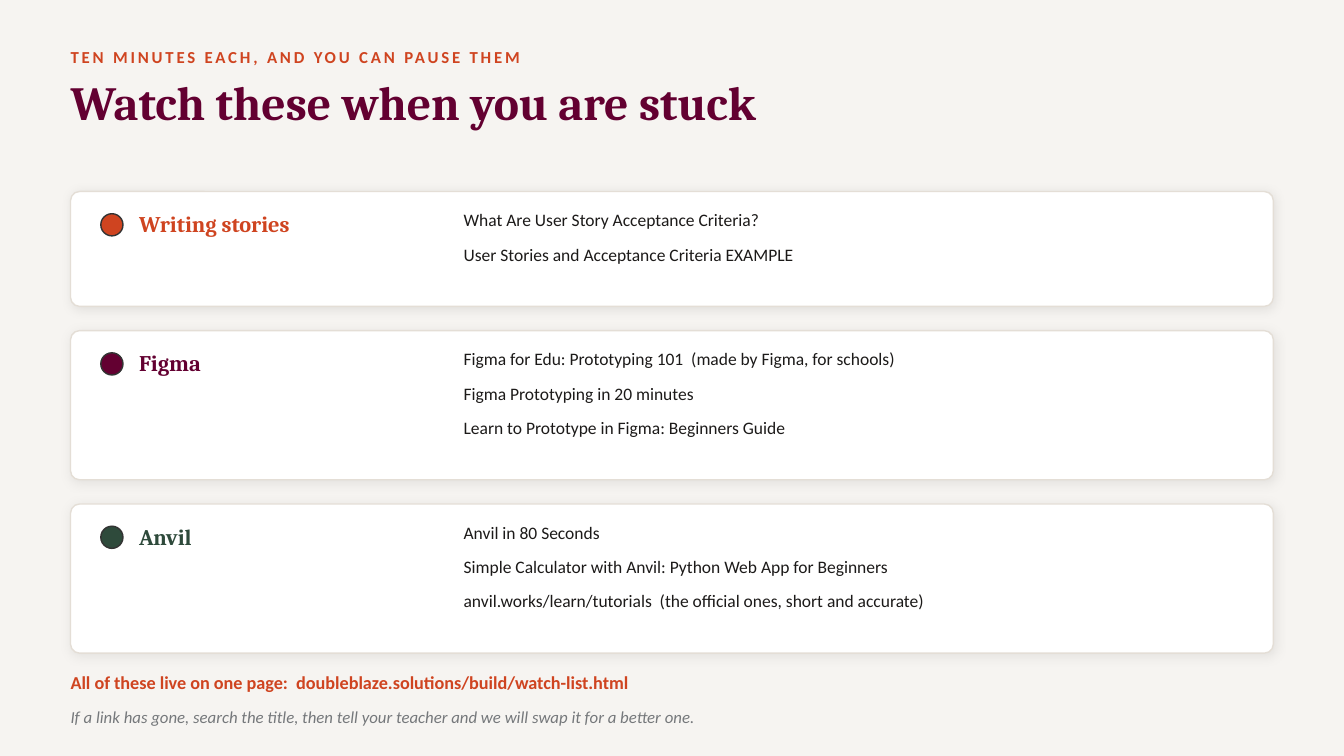
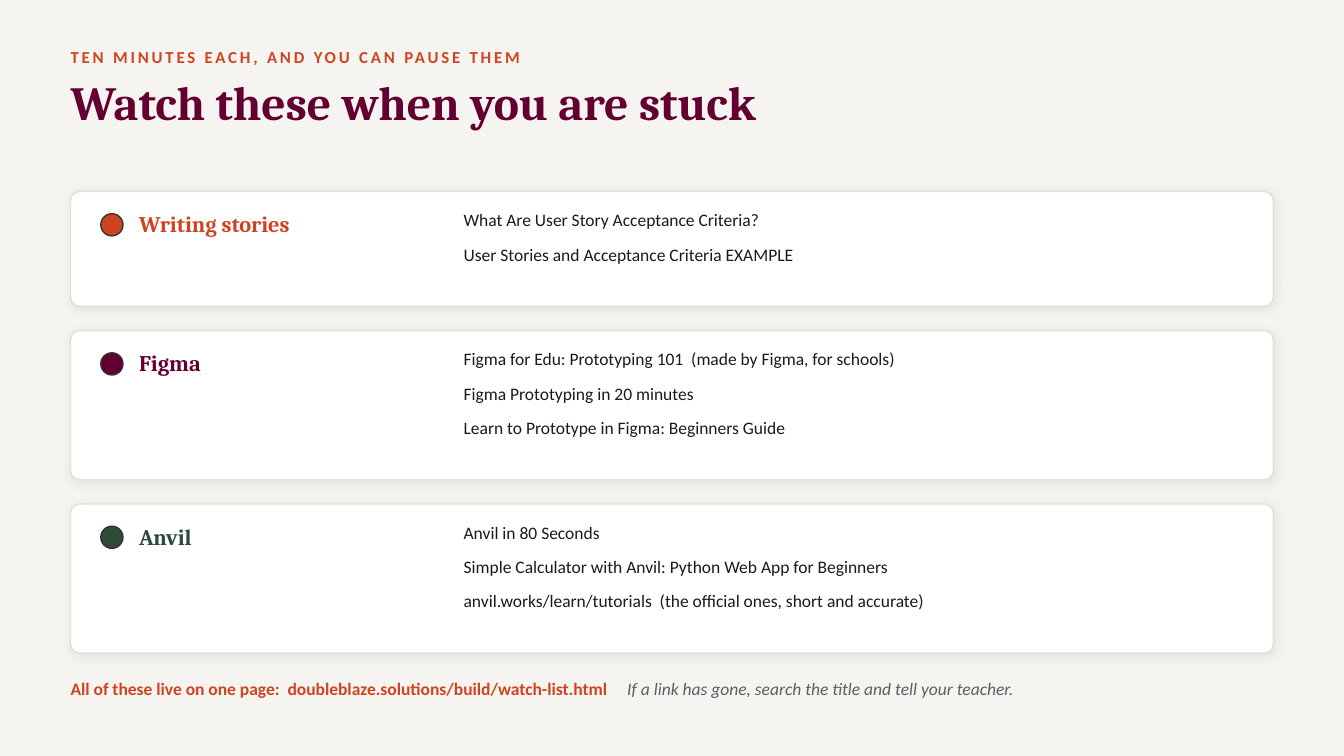
Before and after one commit to smithjps512/double-blaze, a slide deck: slide 19 of docs/presentations/Trail-Crew-First-Day-Back.pptx. Drawn at 1344x756 pixels with LibreOffice and Linux fonts; fonts in the diff are those of the drawing. Boxes give left, top, right and bottom in pixels: in the first picture for what was removed or moved away, otherwise in the second. Text is boxed around its words. In the diff, an @@ line names an element or a change of style, - is before the commit and + after.

```diff
--- a/docs/presentations/Trail-Crew-First-Day-Back.pptx
+++ b/docs/presentations/Trail-Crew-First-Day-Back.pptx
@@ text at (71,682,1014,698): text changed; size 13 to 12.5 pt @@
-All of these live on one page: doubleblaze.solutions/build/watch-list.html
+All of these live on one page: doubleblaze.solutions/build/watch-list.html If a link has gone, search the title and tell your teacher.
@@ text removed at (71,711,694,726) @@
-If a link has gone, search the title, then tell your teacher and we will swap it for a better one.
```
Also in this commit, not shown: 3 other slides changed, 1 other file.
